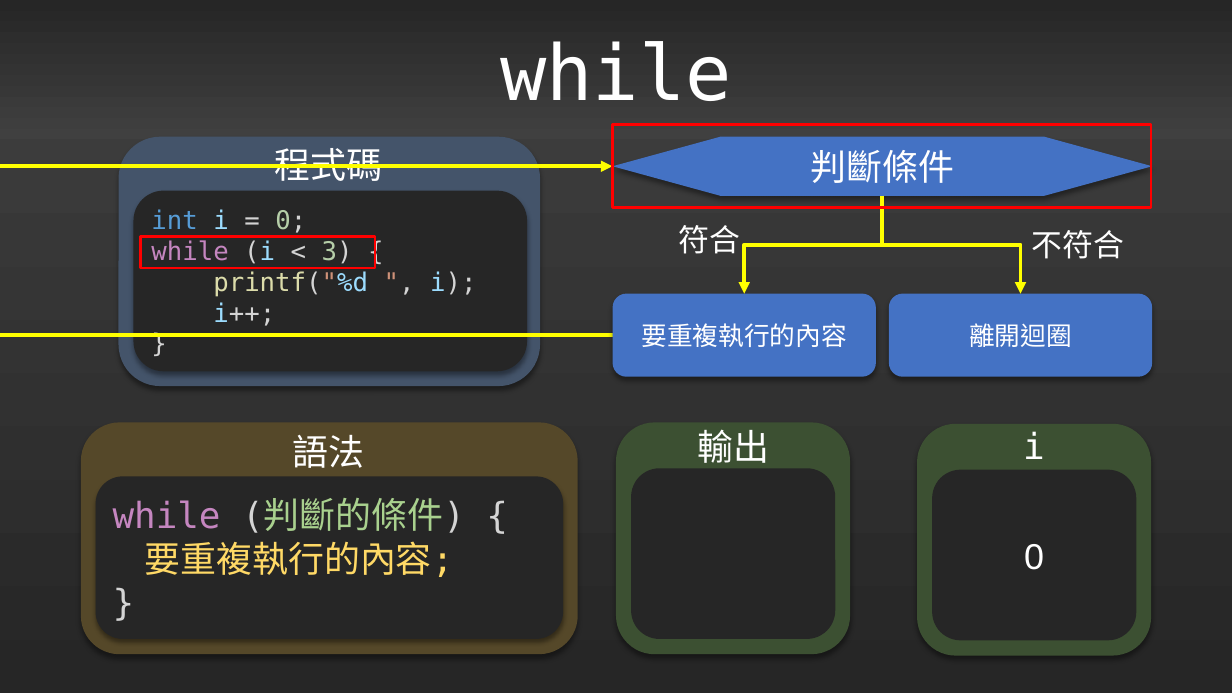
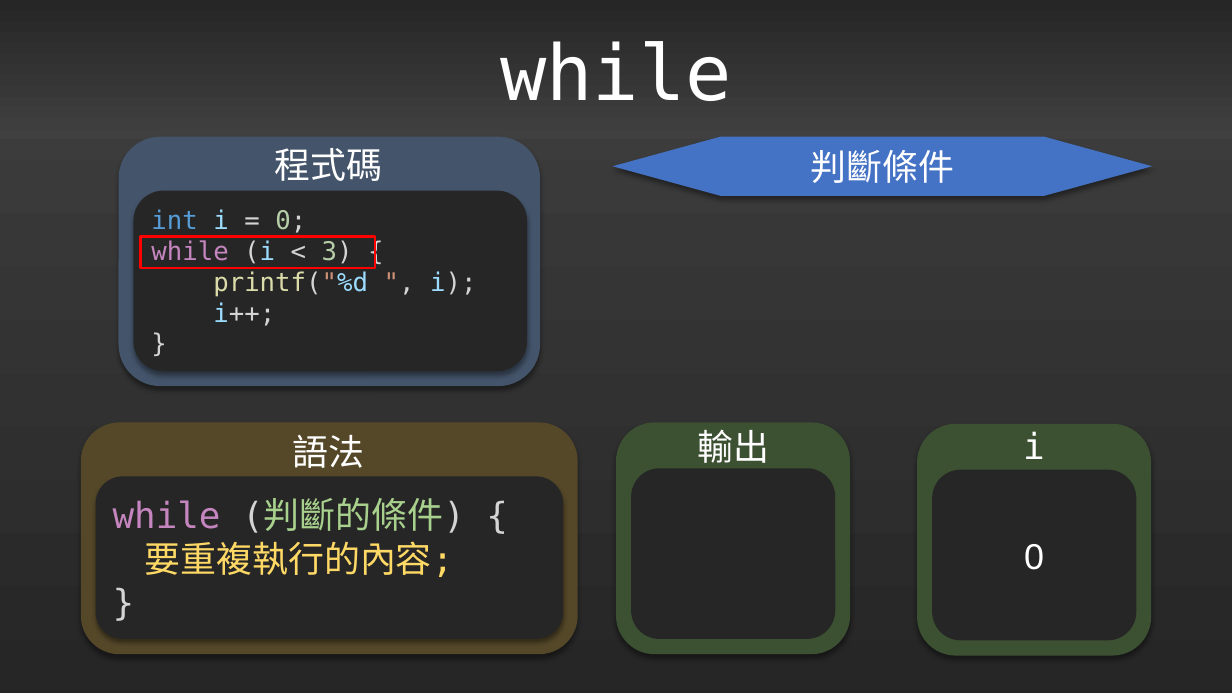
Before and after one commit to liuutin9/liuutin9.github.io, a slide deck: slide 60 of Shared-Files/電機營C語言Day2.pptx. Drawn at 1232x693 pixels with LibreOffice and Linux fonts; fonts in the diff are those of the drawing. Boxes give left, top, right and bottom in pixels: in the first picture for what was removed or moved away, otherwise in the second. Text is boxed around its words. In the diff, an @@ line names an element or a change of style, - is before the commit and + after.

```diff
--- a/Shared-Files/電機營C語言Day2.pptx
+++ b/Shared-Files/電機營C語言Day2.pptx
@@ rectangle removed at (613, 125, 1152, 208) @@
@@ group removed at (590, 166, 1153, 377): 3 elbow arrows, 2 rounded rectangles, 2 texts @@
-要重複執行的內容
-符合
-離開迴圈
-不符合
```
Also in this commit, not shown: 29 other slides changed, 24 slides added, 15 slides removed.
